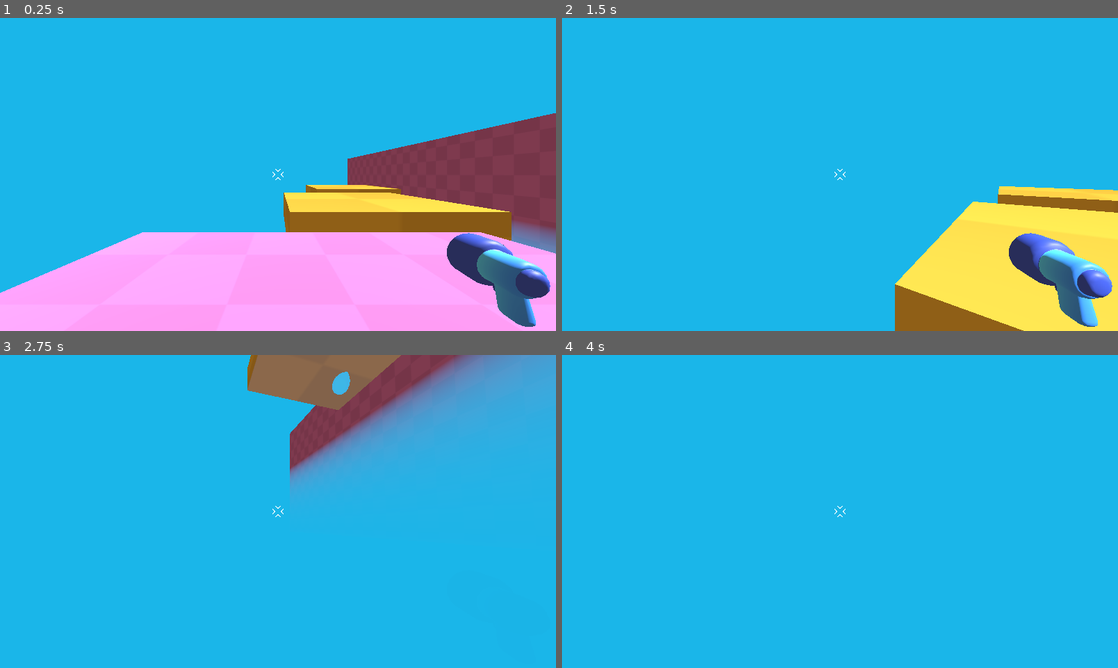
Above: before the commit, frames 1-4 (two rows, left to right).
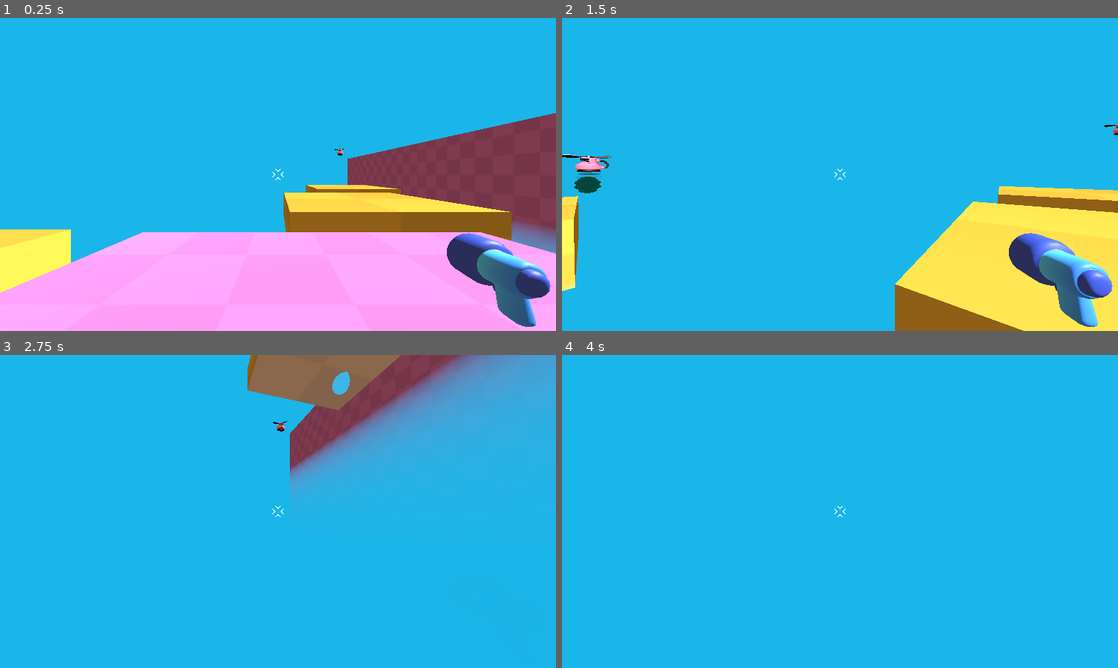
Above: after the commit, the same moments.

Repository: YvanDesPatates/Jelly_Belly_3D
Game: Godot game, scene res://level/game.tscn
Same seed, same stepped clock (60 frames per second), same inputs: the game is played once before the commit and once after it.
Inputs (mouse positions are in pixels of both pictures, inside the frame that each line leads up to):
- Up to frame 1 (0.25 s): no input
- Up to frame 2 (1.5 s): move the mouse to (867, 174) at 0.52 s; press the mouse at (867, 174) at 0.53 s; hold W (move_forward) from 0.53 s (still down); tap Space (jump) at 0.77 s; move the mouse to (812, 174) at 1.27 s; release the mouse at (812, 174) at 1.28 s; click (812, 174) at 1.35 s
- Up to frame 3 (2.75 s): keep holding W (move_forward); tap Space (jump) at 1.52 s; move the mouse to (289, 505) at 2.02 s; press the mouse at (289, 505) at 2.03 s
- Up to frame 4 (4 s): keep holding W (move_forward); move the mouse to (834, 517) at 2.77 s; release the mouse at (834, 517) at 2.78 s; click (834, 517) at 2.85 s; tap Space (jump) at 3.02, 3.77 s; tap Enter at 3.5 s; move the mouse to (878, 514) at 3.52 s; press the mouse at (878, 514) at 3.53 s

The runs differ from the first frame. In frame 1, 2.0% of the frame differs, in the area x 0-62%, y 41-88%; in frame 2, 1.4%; in frame 3, less than 0.1%; in frame 4, nothing differs.

Commit message:
spawners

Diff:
--- a/level/game.tscn
+++ b/level/game.tscn
@@ -5,6 +5,8 @@
 [ext_resource type="Material" uid="uid://bxdrynee85yt1" path="res://level/yellow_platform.tres" id="3_l5ub2"]
 [ext_resource type="Script" uid="uid://vqfuouvfka5p" path="res://level/MoovingPlateform.gd" id="4_l5ub2"]
 [ext_resource type="PackedScene" uid="uid://cy48d7vcv2jyb" path="res://mob/ennemy.tscn" id="5_l5ub2"]
+[ext_resource type="Script" uid="uid://qn138cn5r048" path="res://mob/spawners_manager.gd" id="6_8jqrf"]
+[ext_resource type="PackedScene" uid="uid://dqif2r4xg7gkr" path="res://mob/spawner.tscn" id="6_to0a4"]
 
 [sub_resource type="GDScript" id="GDScript_to0a4"]
 script/source = "extends Node3D
@@ -116,6 +118,21 @@
 transform = Transform3D(0.99999994, 9.398343e-19, 0, -3.1826416e-17, 1, 0, 0, 0, 0.99999994, 0, 0, 0)
 shape = SubResource("BoxShape3D_l5ub2")
 
+[node name="PlateformAnimatable4" type="AnimatableBody3D" parent="WallsAndPlateforms" unique_id=1478132463]
+transform = Transform3D(1, 0, 0, 0, 1, 0, 0, 0, 1, 0.2736988, -1.0849552, -12.718876)
+script = ExtResource("4_l5ub2")
+moove_direction = Vector3(0, 0, 1)
+limit_distance = 1.0
+
+[node name="MeshInstance3D" type="MeshInstance3D" parent="WallsAndPlateforms/PlateformAnimatable4" unique_id=1346649628]
+transform = Transform3D(9.859854, 0, 0, 0, 2.24498, 0, 0, 0, 9.898451, 0, 0, 0)
+mesh = SubResource("BoxMesh_l5ub2")
+surface_material_override/0 = ExtResource("3_l5ub2")
+
+[node name="CollisionShape3D" type="CollisionShape3D" parent="WallsAndPlateforms/PlateformAnimatable4" unique_id=637416599]
+transform = Transform3D(0.99999994, 9.398343e-19, 0, -3.1826416e-17, 1, 0, 0, 0, 0.99999994, 0, 0, 0)
+shape = SubResource("BoxShape3D_l5ub2")
+
 [node name="PlateformAnimatable3" type="AnimatableBody3D" parent="WallsAndPlateforms" unique_id=1920313267]
 transform = Transform3D(1, 0, 0, 0, 1, 0, 0, 0, 1, 27.890379, -1.0849552, 8.969493)
 script = ExtResource("4_l5ub2")
@@ -180,8 +197,20 @@
 size = Vector3(18, 22, 5)
 material = ExtResource("2_hjeur")
 
+[node name="CSGBox3D15" type="CSGBox3D" parent="WallsAndPlateforms" unique_id=696863357]
+transform = Transform3D(1, 0, 0, 0, 1, 0, 0, 0, 1, -7, -11, -23.5)
+use_collision = true
+size = Vector3(18, 22, 5)
+material = ExtResource("2_hjeur")
+
 [node name="CSGBox3D8" type="CSGBox3D" parent="WallsAndPlateforms" unique_id=1545399696]
 transform = Transform3D(1, 0, 0, 0, 1, 0, 0, 0, 1, -18.1, -11, 12)
+use_collision = true
+size = Vector3(5, 22, 22)
+material = ExtResource("2_hjeur")
+
+[node name="CSGBox3D14" type="CSGBox3D" parent="WallsAndPlateforms" unique_id=1713593901]
+transform = Transform3D(1, 0, 0, 0, 1, 0, 0, 0, 1, -18.1, -11, -15)
 use_collision = true
 size = Vector3(5, 22, 22)
 material = ExtResource("2_hjeur")
@@ -221,3 +250,20 @@
 
 [node name="Ennemy" parent="." unique_id=730489655 instance=ExtResource("5_l5ub2")]
 transform = Transform3D(1, 0, 0, 0, 1, 0, 0, 0, 1, -0.03584099, 0.5, 3.8958793)
+
+[node name="SpawnersManager" type="Node" parent="." unique_id=624069427]
+script = ExtResource("6_8jqrf")
+
+[node name="Spawner" parent="SpawnersManager" unique_id=2142684305 instance=ExtResource("6_to0a4")]
+transform = Transform3D(1, 0, 0, 0, 1, 0, 0, 0, 1, -47, 7, 30)
+
+[node name="Spawner2" parent="SpawnersManager" unique_id=201307794 instance=ExtResource("6_to0a4")]
+transform = Transform3D(1, 0, 0, 0, 1, 0, 0, 0, 1, 58, 8, 17)
+
+[node name="Spawner3" parent="SpawnersManager" unique_id=86596007 instance=ExtResource("6_to0a4")]
+transform = Transform3D(1, 0, 0, 0, 1, 0, 0, 0, 1, 5.7936707, 2.1306915, -30.375057)
+
+[node name="SpawnTimer" type="Timer" parent="SpawnersManager" unique_id=622784395]
+autostart = true
+
+[connection signal="timeout" from="SpawnersManager/SpawnTimer" to="SpawnersManager" method="_on_spawn_timer_timeout"]
--- /dev/null
+++ b/mob/spawner.gd
@@ -0,0 +1,13 @@
+extends StaticBody3D
+class_name spawner
+
+const ENNEMY = preload("uid://cy48d7vcv2jyb")
+@onready var GAME: Node3D = get_node("/root/Game")
+
+func _ready() -> void:
+	spawners_manager.declare_new_spawner(self)
+
+func spawn_mob():
+	var new_ennemy: Node3D = ENNEMY.instantiate()
+	new_ennemy.global_position = global_position + Vector3.DOWN
+	GAME.add_child(new_ennemy)
--- /dev/null
+++ b/mob/spawner.tscn
@@ -0,0 +1,15 @@
+[gd_scene format=3 uid="uid://dqif2r4xg7gkr"]
+
+[ext_resource type="PackedScene" uid="uid://blun4r5eihflb" path="res://mob/spawner_model.tscn" id="1_nvdw2"]
+[ext_resource type="Script" uid="uid://dsakphhb5ijp8" path="res://mob/spawner.gd" id="1_wag3n"]
+
+[sub_resource type="SphereShape3D" id="SphereShape3D_wag3n"]
+radius = 1.1836051
+
+[node name="Spawner_handler" type="StaticBody3D" unique_id=2142684305]
+script = ExtResource("1_wag3n")
+
+[node name="CollisionShape3D" type="CollisionShape3D" parent="." unique_id=1384003980]
+shape = SubResource("SphereShape3D_wag3n")
+
+[node name="spawner_model" parent="." unique_id=1629977900 instance=ExtResource("1_nvdw2")]
--- /dev/null
+++ b/mob/spawner_model.tscn
@@ -0,0 +1,60 @@
+[gd_scene format=3 uid="uid://blun4r5eihflb"]
+
+[ext_resource type="PackedScene" uid="uid://d2g2mjs43he35" path="res://mob/spawner/spawner_model.glb" id="1_xd74l"]
+[ext_resource type="Shader" uid="uid://cfnwyva3u4qeb" path="res://mob/spawner/spawner_halo.gdshader" id="2_sswtx"]
+[ext_resource type="Material" uid="uid://bh1ego7bi1olb" path="res://mob/spawner/spawner_screen_material.tres" id="3_k3m7x"]
+
+[sub_resource type="ShaderMaterial" id="ShaderMaterial_h2dkc"]
+render_priority = 0
+shader = ExtResource("2_sswtx")
+shader_parameter/color = Color(0, 0, 0, 1)
+
+[sub_resource type="Animation" id="Animation_xd74l"]
+length = 0.001
+tracks/0/type = "value"
+tracks/0/imported = false
+tracks/0/enabled = true
+tracks/0/path = NodePath("Top:rotation")
+tracks/0/interp = 1
+tracks/0/loop_wrap = true
+tracks/0/keys = {
+"times": PackedFloat32Array(0),
+"transitions": PackedFloat32Array(1),
+"update": 0,
+"values": [Vector3(0, -2.0943952, 0)]
+}
+
+[sub_resource type="Animation" id="Animation_sswtx"]
+resource_name = "helicoooo"
+length = 0.53333336
+loop_mode = 1
+tracks/0/type = "value"
+tracks/0/imported = false
+tracks/0/enabled = true
+tracks/0/path = NodePath("Top:rotation")
+tracks/0/interp = 1
+tracks/0/loop_wrap = true
+tracks/0/keys = {
+"times": PackedFloat32Array(0, 0.53333336),
+"transitions": PackedFloat32Array(1, 1),
+"update": 0,
+"values": [Vector3(0, 0, 0), Vector3(0, 6.2831855, 0)]
+}
+
+[sub_resource type="AnimationLibrary" id="AnimationLibrary_k3m7x"]
+_data = {
+&"RESET": SubResource("Animation_xd74l"),
+&"helicoooo": SubResource("Animation_sswtx")
+}
+
+[node name="spawner_model" unique_id=1629977900 instance=ExtResource("1_xd74l")]
+
+[node name="halo" parent="." index="0" unique_id=2009949601]
+surface_material_override/0 = SubResource("ShaderMaterial_h2dkc")
+
+[node name="Body" parent="." index="1" unique_id=2118691860]
+surface_material_override/1 = ExtResource("3_k3m7x")
+
+[node name="AnimationPlayer" type="AnimationPlayer" parent="." index="3" unique_id=681427820]
+libraries/ = SubResource("AnimationLibrary_k3m7x")
+autoplay = &"helicoooo"
--- /dev/null
+++ b/mob/spawners_manager.gd
@@ -0,0 +1,10 @@
+extends Node
+class_name spawners_manager
+
+static var spawners: Array[spawner]
+
+static func declare_new_spawner(new_spawner: spawner):
+	spawners.append(new_spawner)
+
+func _on_spawn_timer_timeout() -> void:
+	spawners.pick_random().spawn_mob()
Not shown, added: mob/spawner.gd.uid
Not shown, added: mob/spawners_manager.gd.uid
